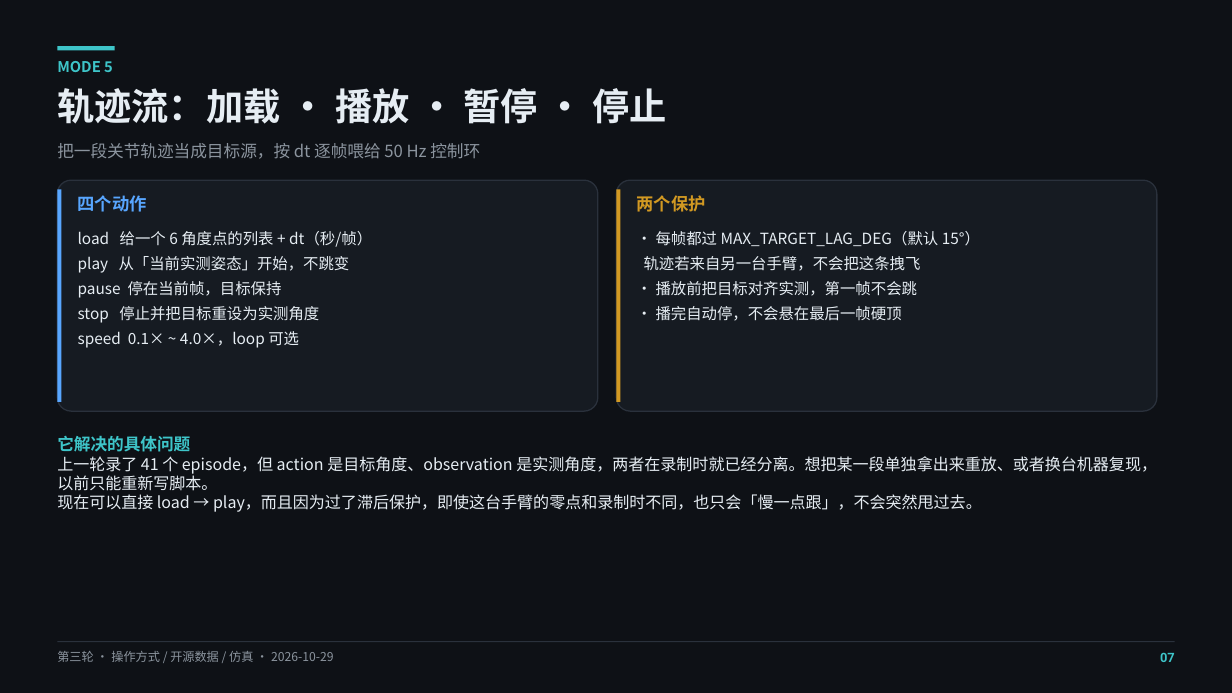
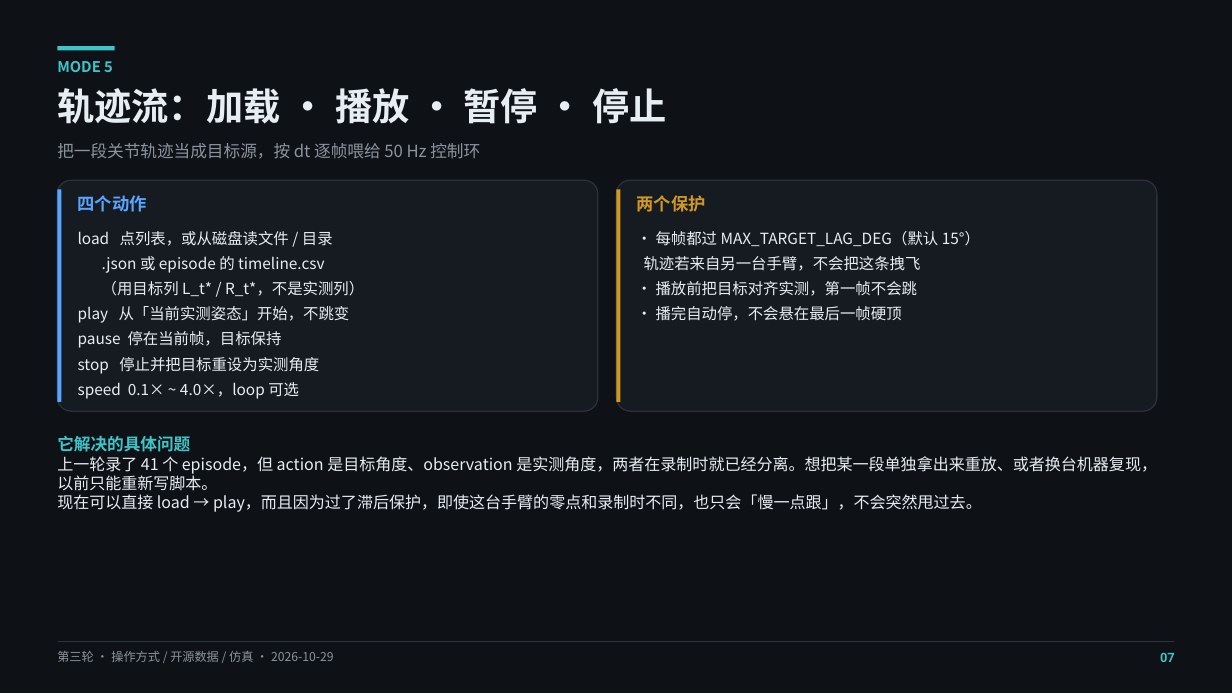
Before and after one commit to tzhazuma/agilex-remote, a slide deck: slide 7 of docs/AgileX-第三轮-操作方式与仿真.pptx. Drawn at 1232x693 pixels with LibreOffice and Linux fonts; fonts in the diff are those of the drawing. Boxes give left, top, right and bottom in pixels: in the first picture for what was removed or moved away, otherwise in the second. Text is boxed around its words. In the diff, an @@ line names an element or a change of style, - is before the commit and + after.

Commit message:
Replay trajectories from disk; verify the shipped bundle; deploy evidence
- /api/traj/load-file: replay a .json trajectory, an episode timeline.csv (using
  the commanded-target columns L_t*/R_t*), or a directory containing one.
  /api/traj/list feeds a per-arm picker in the UI.
- scripts/verify-bundle.sh: extract the zip to a temp dir, run the SHIPPED tests,
  parse every shell script, scan for credentials and real addresses. This caught
  a stale test file that had silently dropped the shaking-bug regression tests.
- docs/deploy-verification.md: actually downloaded one episode of
  HITdongdong/piper_dual_tube (state[14]/action[14], 3 cameras, radians) and read
  the LBST SmolVLA safetensors header via a ranged request
  (state_proj[960,32], action_out_proj[32,720] -> 32-dim padded head).
- Deck: 18 slides, adds file replay and the deployment evidence.

```diff
--- a/docs/AgileX-第三轮-操作方式与仿真.pptx
+++ b/docs/AgileX-第三轮-操作方式与仿真.pptx
@@ text at [78, 231, 364, 296]: text changed @@
-load 给一个 6 角度点的列表 + dt（秒/帧）
+load 点列表，或从磁盘读文件 / 目录
+.json 或 episode 的 timeline.csv
+（用目标列 L_t* / R_t*，不是实测列）
```
Also in this commit, not shown: 2 other slides changed, 13 other files.
